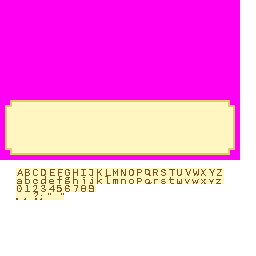
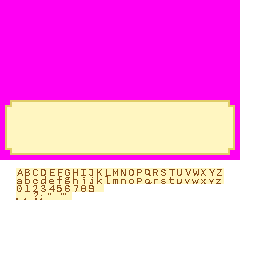
Layer changes from the first 256 × 256 image to the second:
painted on ".,?;”" over left=64, top=181, right=182, bottom=200
